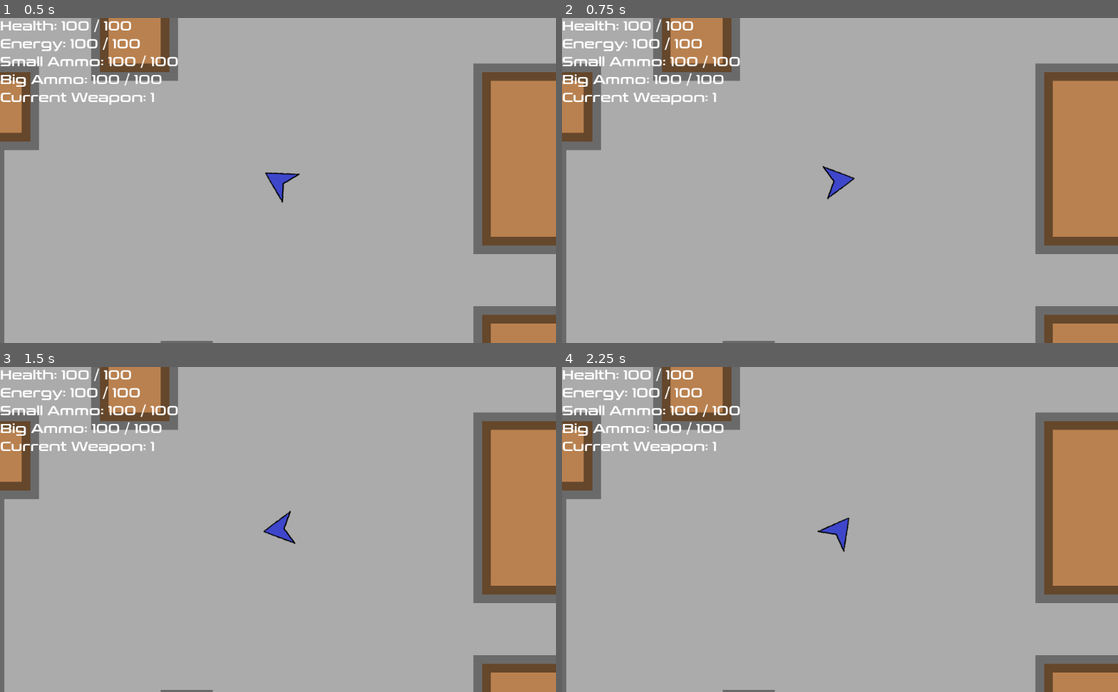
Above: before the commit, frames 1-4 (two rows, left to right).
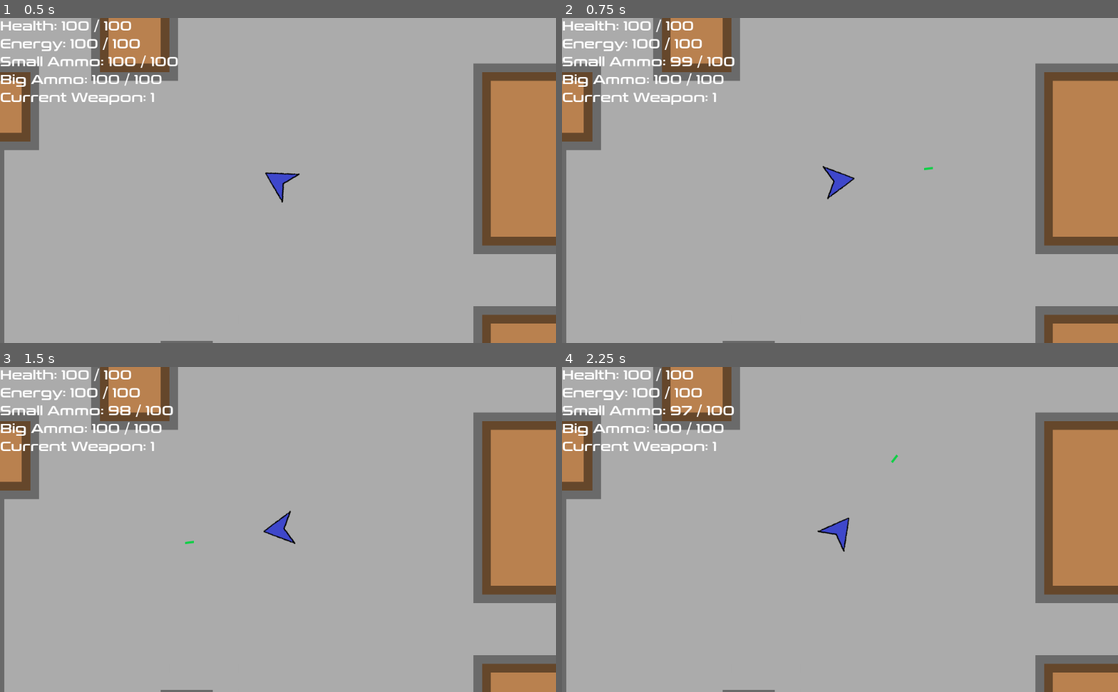
Above: after the commit, the same moments.

Repository: afkpuezo/blinkshooter
Game: Godot game, scene res://scenes/demos/demo.tscn
The game is run twice, just before and just after one commit, with the same random seed, the same clock (stepped at 60 frames per second) and the same inputs.
Inputs (mouse positions are in pixels of both pictures, inside the frame that each line leads up to):
- Up to frame 1 (0.5 s): no input
- Up to frame 2 (0.75 s): tap Enter at 0.5 s; move the mouse to (962, 164) at 0.52 s; click (962, 164) at 0.6 s
- Up to frame 3 (1.5 s): tap Space at 1.25 s; move the mouse to (166, 545) at 1.27 s; click (166, 545) at 1.35 s
- Up to frame 4 (2.25 s): tap Enter at 2 s; move the mouse to (895, 458) at 2.02 s; click (895, 458) at 2.1 s

Frame 1 is identical in both runs. In frame 2, 0.3% of the frame differs, in the area x 19-67%, y 11-47%; in frame 3, 0.3%, in the area x 19-35%, y 11-55%; in frame 4, 0.3%.

Commit message:
weapons are now Node2Ds

Diff:
--- a/project.godot
+++ b/project.godot
@@ -64,7 +64,7 @@
 "language": "GDScript",
 "path": "res://scripts/units/movers/enemy_mover.gd"
 }, {
-"base": "Node",
+"base": "Node2D",
 "class": "EnemyWeaponBar",
 "language": "GDScript",
 "path": "res://scripts/units/enemy_weapon_bar.gd"
@@ -154,7 +154,7 @@
 "language": "GDScript",
 "path": "res://scenes/weapons/weapon.gd"
 }, {
-"base": "Node",
+"base": "Node2D",
 "class": "WeaponBar",
 "language": "GDScript",
 "path": "res://scenes/weapons/weapon_bar.gd"
--- a/scenes/actions/blink.tscn
+++ b/scenes/actions/blink.tscn
@@ -10,3 +10,7 @@
 script = ExtResource( 1 )
 effect_scene = ExtResource( 2 )
 teleport_buffer = SubResource( 1 )
+
+[node name="RayCast2D" type="RayCast2D" parent="."]
+enabled = true
+collision_mask = 16
--- a/scenes/units/enemy/enemy.tscn
+++ b/scenes/units/enemy/enemy.tscn
@@ -56,7 +56,7 @@
 position = Vector2( 48, 0 )
 script = ExtResource( 1 )
 
-[node name="EnemyWeaponBar" type="Node" parent="."]
+[node name="EnemyWeaponBar" type="Node2D" parent="."]
 script = ExtResource( 5 )
 
 [node name="PlayerDetection" parent="." instance=ExtResource( 10 )]
--- a/scenes/units/player.tscn
+++ b/scenes/units/player.tscn
@@ -105,7 +105,7 @@
 [node name="PlayerMover" type="Node2D" parent="."]
 script = ExtResource( 4 )
 
-[node name="WeaponBar" type="Node" parent="."]
+[node name="WeaponBar" type="Node2D" parent="."]
 script = ExtResource( 9 )
 num_slots = 2
 
--- a/scenes/weapons/big_gun.tscn
+++ b/scenes/weapons/big_gun.tscn
@@ -3,7 +3,7 @@
 [ext_resource path="res://scenes/weapons/weapon.gd" type="Script" id=1]
 [ext_resource path="res://scenes/bullets/big_bullet.tscn" type="PackedScene" id=2]
 
-[node name="BigGun" type="Node"]
+[node name="BigGun" type="Node2D"]
 script = ExtResource( 1 )
 big_ammo_cost = 3
 cooldown = 1.0
--- a/scenes/weapons/enemy_gun.tscn
+++ b/scenes/weapons/enemy_gun.tscn
@@ -3,7 +3,7 @@
 [ext_resource path="res://scenes/weapons/weapon.gd" type="Script" id=1]
 [ext_resource path="res://scenes/bullets/enemy_bullet.tscn" type="PackedScene" id=2]
 
-[node name="EnemyGun" type="Node"]
+[node name="EnemyGun" type="Node2D"]
 script = ExtResource( 1 )
 cooldown = 1.0
 bullet_scene = ExtResource( 2 )
--- a/scenes/weapons/small_gun.tscn
+++ b/scenes/weapons/small_gun.tscn
@@ -3,7 +3,7 @@
 [ext_resource path="res://scenes/weapons/weapon.gd" type="Script" id=1]
 [ext_resource path="res://scenes/bullets/small_bullet.tscn" type="PackedScene" id=2]
 
-[node name="SmallGun" type="Node"]
+[node name="SmallGun" type="Node2D"]
 script = ExtResource( 1 )
 basic_ammo_cost = 1
 bullet_scene = ExtResource( 2 )
--- a/scenes/weapons/weapon_bar.gd
+++ b/scenes/weapons/weapon_bar.gd
@@ -1,4 +1,4 @@
-extends Node
+extends Node2D
 class_name WeaponBar
 ## Holds a set of weapons for the player
 ## Keeps track of the currently selected weapon, and fires it when the fire button is pressed
--- a/scripts/actions/blink.gd
+++ b/scripts/actions/blink.gd
@@ -19,9 +19,9 @@
 
 func _ready() -> void:
 	clear_buffer_params.set_shape(teleport_buffer)
-	clear_buffer_params.collision_layer = 0b111
+	clear_buffer_params.collision_layer = 0b111 # Wall, Player, Enemy
 	floor_buffer_params.set_shape(teleport_buffer)
-	floor_buffer_params.collision_layer = 0b10000
+	floor_buffer_params.collision_layer = 0b10000 # floor layer
 	._ready()
 
 
@@ -94,6 +94,12 @@
 	return intersected.empty()
 
 
+## starting from the given point and casting towards the current location of the
+## user, find the closest
+func _find_nearest_floor(target_position: Vector2) -> Vector2:
+	return Vector2.ZERO
+
+
 ## if the given pos is outside of range, return a new position which is on the
 ## same line, but at max range. otherwise return the given target pos
 func _cap_target_at_max_range(target_position: Vector2) -> Vector2:
--- a/scripts/units/enemy_weapon_bar.gd
+++ b/scripts/units/enemy_weapon_bar.gd
@@ -1,4 +1,4 @@
-extends Node
+extends Node2D
 class_name EnemyWeaponBar
 ## very placeholder
 ## managers enemy attacks, when the player is detected, find all of the attacks which are off
